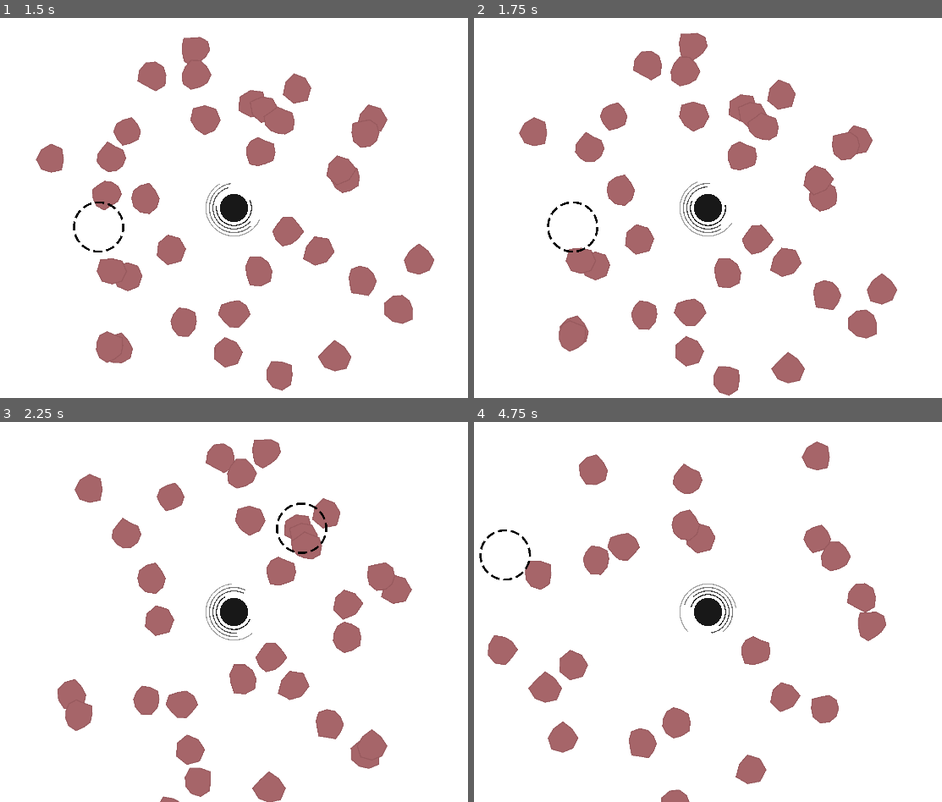
Above: before the commit, frames 1-4 (two rows, left to right).
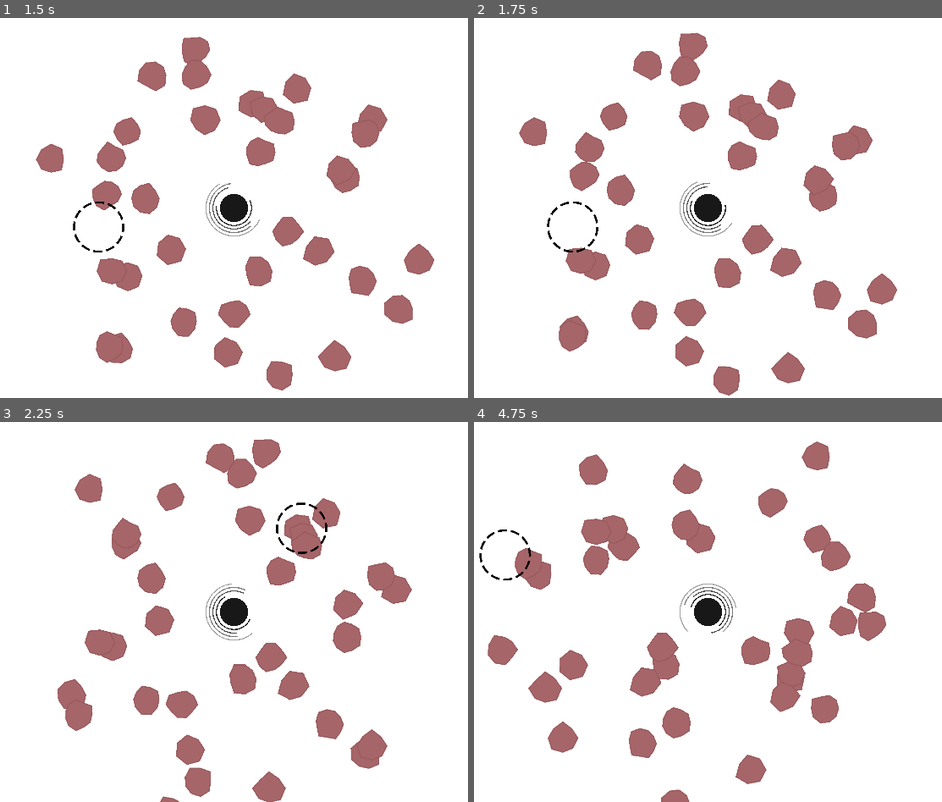
Above: after the commit, the same moments.

Repository: fatihceyln/a-game-about-feeding-a-black-hole
Game: Godot game, scene res://main/main.tscn
The game is run twice, just before and just after one commit, with the same random seed, the same clock (stepped at 60 frames per second) and the same inputs. The project has no main scene, so this scene is started directly.
Inputs (mouse positions are in pixels of both pictures, inside the frame that each line leads up to):
- Up to frame 1 (1.5 s): move the mouse to (383, 189) at 0.52 s; move the mouse to (98, 227) at 1.27 s
- Up to frame 2 (1.75 s): no input
- Up to frame 3 (2.25 s): move the mouse to (299, 528) at 2.02 s
- Up to frame 4 (4.75 s): move the mouse to (675, 688) at 2.77 s; move the mouse to (909, 669) at 3.52 s; move the mouse to (506, 555) at 4.27 s

Frame 1 is identical in both runs. In frame 2, 0.4% of the frame differs, in the area x 20-27%, y 37-46%; in frame 3, 0.7%; in frame 4, 3.4%, in the area x 8-82%, y 17-73%.

Commit message:
Add health management to Asteroid and implement damage handling on click interaction

Diff:
--- a/asteroid/asteroid.gd
+++ b/asteroid/asteroid.gd
@@ -10,12 +10,17 @@
 
 const ORBIT_SPEED_RANGE: Vector2 = Vector2(0.3, 0.7)
 
+const MAX_HEALTH: int = 3
+
 @export var radius: float = 40.0
 
 @onready var shape: Polygon2D = $Shape
 @onready var outline: Line2D = $Outline
 @onready var collision_polygon: CollisionPolygon2D = $CollisionPolygon2D
 
+var health: int = MAX_HEALTH
+
+# Orbit
 var orbit_center: Vector2 = Vector2.ZERO
 var orbit_radius: float = 0.0
 var orbit_angle: float = 0.0
@@ -57,3 +62,10 @@
 		points.append(Vector2.RIGHT.rotated(angle) * new_radius)
 
 	return points
+
+
+func take_damage() -> void:
+	health -= 1
+	print("damage taken, current health: ", health)
+	if health <= 0:
+		queue_free()
--- a/main/main.gd
+++ b/main/main.gd
@@ -32,5 +32,5 @@
 func _on_clicker_timer_timeout() -> void:
 	var overlapping_areas: Array[Area2D] = clicker.get_overlapping_areas()
 	for area in overlapping_areas:
-		if area as Asteroid:
-			area.queue_free()
+		if area is Asteroid:
+			(area as Asteroid).take_damage()
